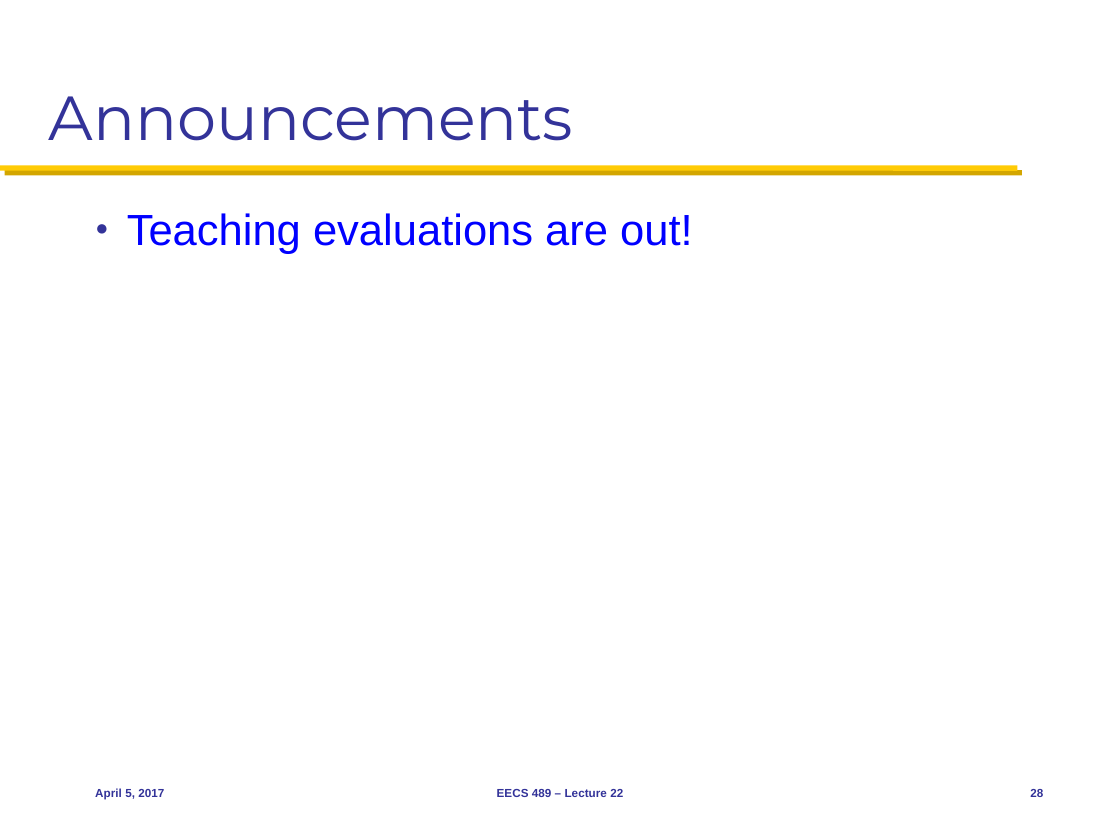
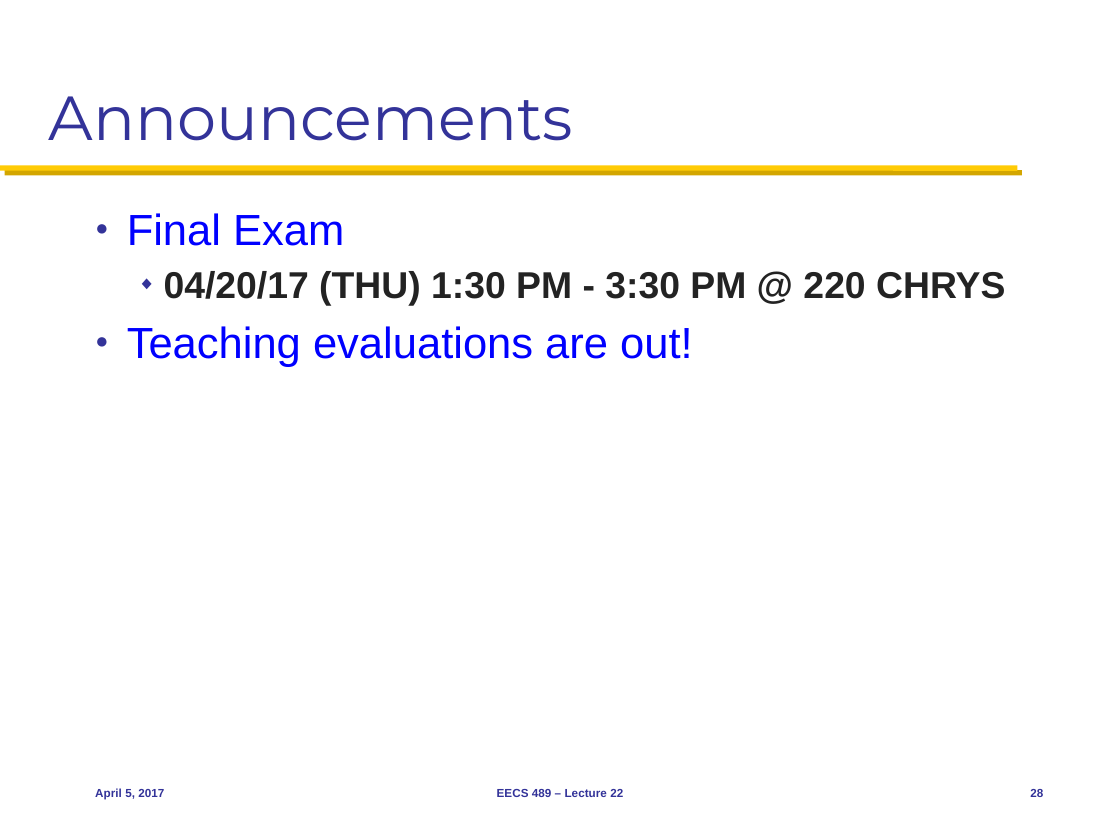
Before and after one commit to mosharaf/eecs489, a slide deck: slide 28 of Slides/040517.pptx. Drawn at 1120x840 pixels with LibreOffice and Linux fonts; fonts in the diff are those of the drawing. Boxes give left, top, right and bottom in pixels: in the first picture for what was removed or moved away, otherwise in the second. Text is boxed around its words. In the diff, an @@ line names an element or a change of style, - is before the commit and + after.

Commit message:
Added final exam info in the Announcements slide.

```diff
--- a/Slides/040517.pptx
+++ b/Slides/040517.pptx
@@ text at <box>127,213,1005,306</box>: paragraphs added @@
+● Final Exam
+  ◆ 04/20/17 (THU) 1:30 PM - 3:30 PM @ 220 CHRYS
```
Also in this commit, not shown: 1 other slide changed.
